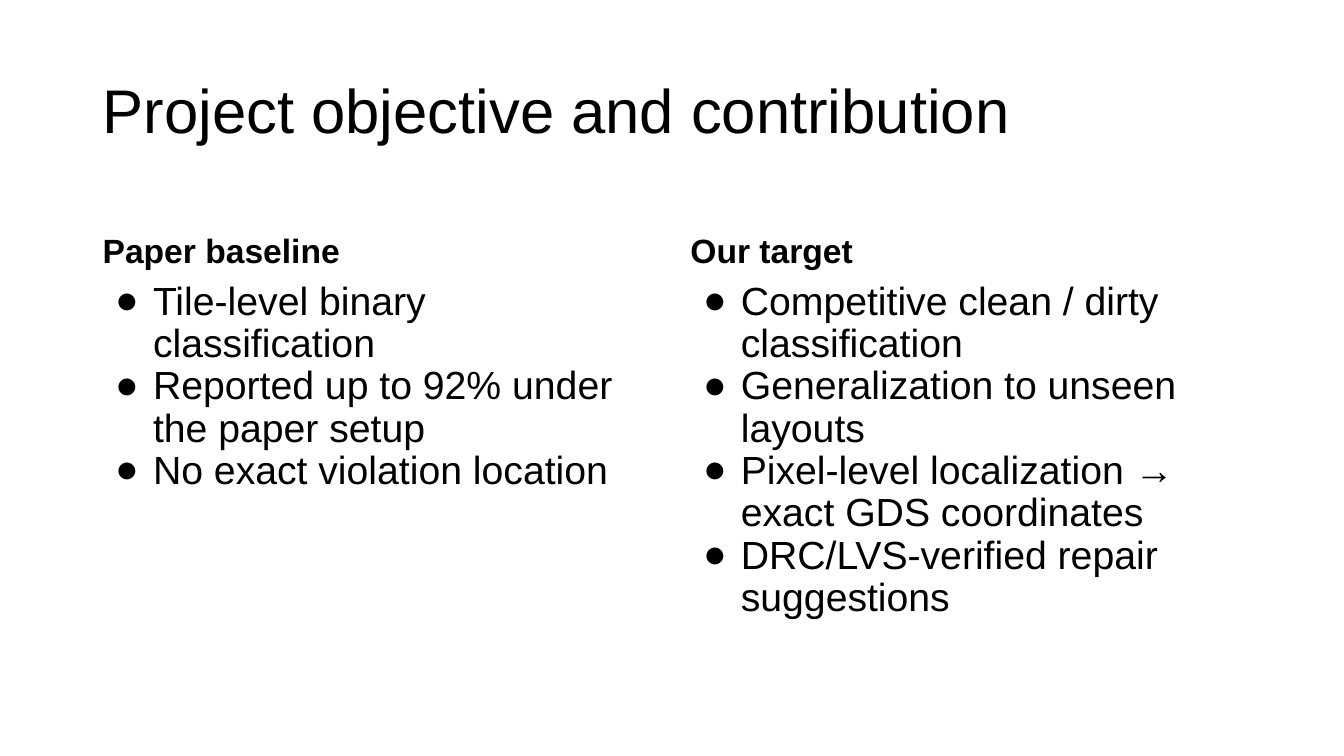
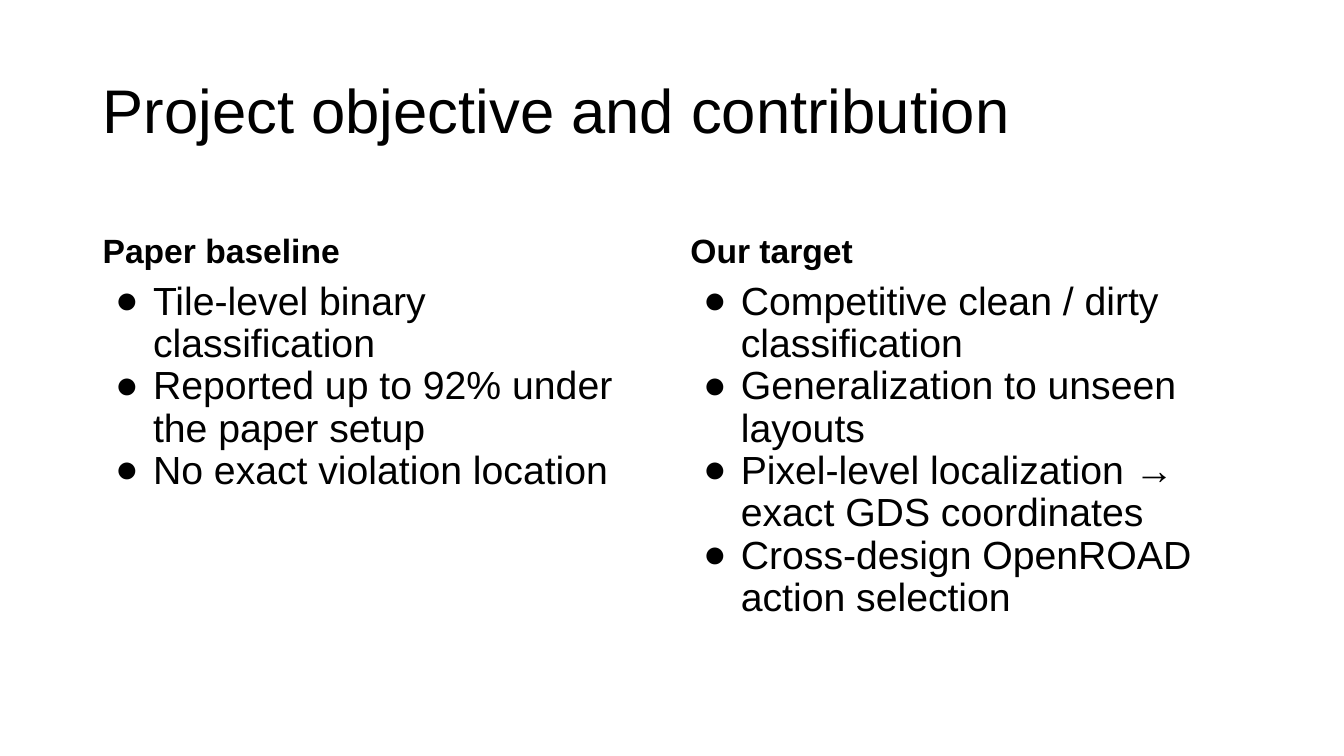
Before and after one commit to nocleo/ADVLSI2_Project_updated, a slide deck: slide 10 of presentation/ADVLSI2_DRC_CNN_Project_Progress.pptx. Drawn at 1344x756 pixels with LibreOffice and Linux fonts; fonts in the diff are those of the drawing. Boxes give left, top, right and bottom in pixels: in the first picture for what was removed or moved away, otherwise in the second. Text is boxed around its words. In the diff, an @@ line names an element or a change of style, - is before the commit and + after.

```diff
--- a/presentation/ADVLSI2_DRC_CNN_Project_Progress.pptx
+++ b/presentation/ADVLSI2_DRC_CNN_Project_Progress.pptx
@@ text at [741, 540, 1191, 612]: text changed @@
-● DRC/LVS-verified repair suggestions
+● Cross-design OpenROAD action selection
```
Also in this commit, not shown: 4 other slides changed, 2 slides added, 8 other files.
